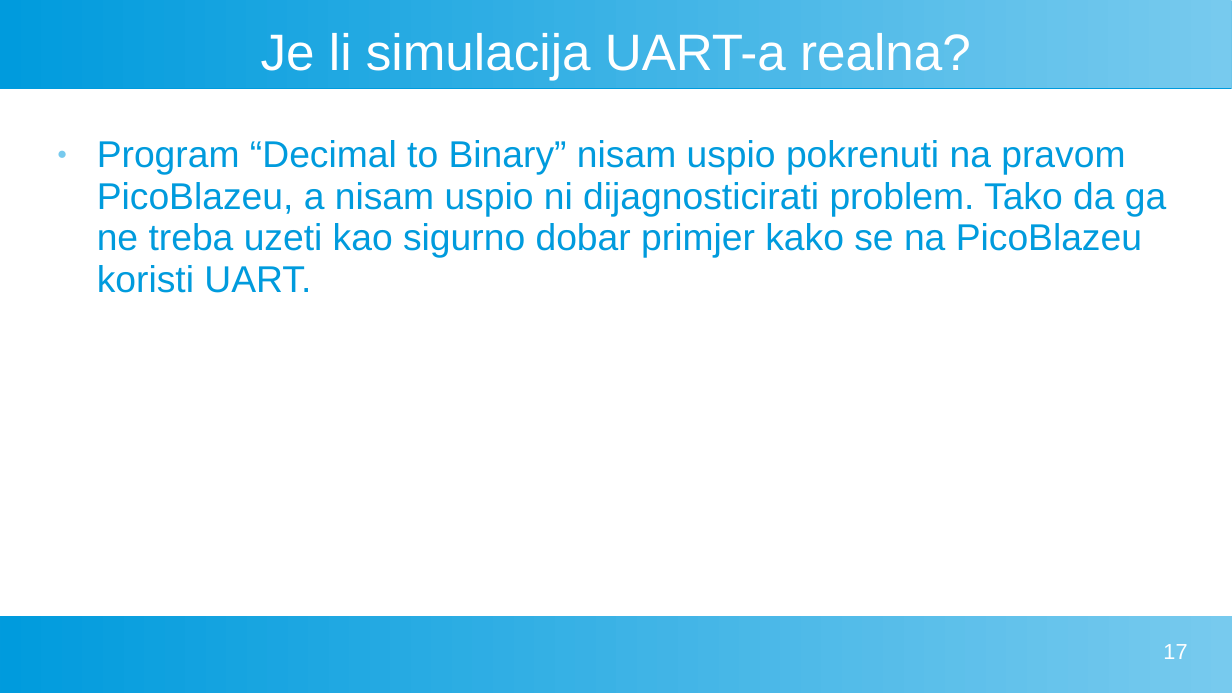
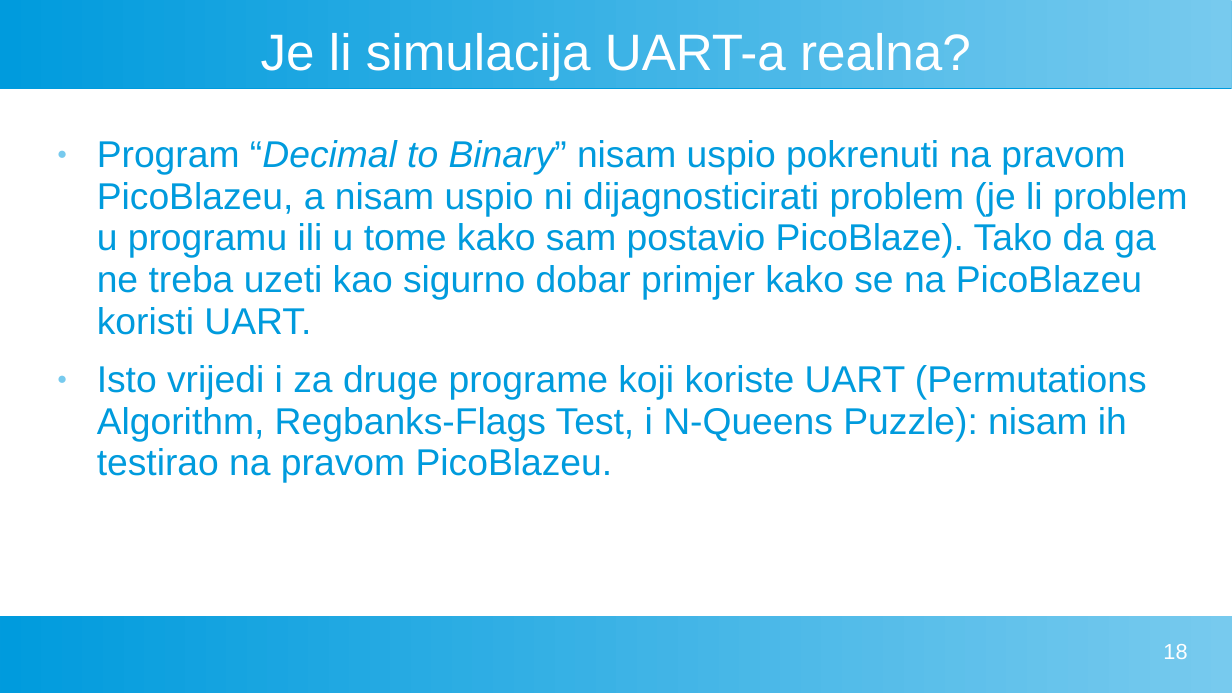
Before and after one commit to FlatAssembler/FlatAssembler.github.io, a slide deck: slide 18 of PicoBlaze/PicoBlaze.ppt (slide 17 before the commit). Drawn at 1232x693 pixels with LibreOffice and Linux fonts; fonts in the diff are those of the drawing. Boxes give left, top, right and bottom in pixels: in the first picture for what was removed or moved away, otherwise in the second. Text is boxed around its words. In the diff, an @@ line names an element or a change of style, - is before the commit and + after.

Commit message:
New version of the PicoBlaze documentation

```diff
--- a/PicoBlaze/PicoBlaze.ppt
+++ b/PicoBlaze/PicoBlaze.ppt
@@ text at (x1=97, y1=140, x2=1188, y2=483): text changed @@
-● Program “Decimal to Binary” nisam uspio pokrenuti na pravom PicoBlazeu, a nisam uspio ni dijagnosticirati problem. Tako da ga ne treba uzeti kao sigurno dobar primjer kako se na PicoBlazeu koristi UART.
+● Program “Decimal to Binary” nisam uspio pokrenuti na pravom PicoBlazeu, a nisam uspio ni dijagnosticirati problem (je li problem u programu ili u tome kako sam postavio PicoBlaze). Tako da ga ne treba uzeti kao sigurno dobar primjer kako se na PicoBlazeu koristi UART.
+● Isto vrijedi i za druge programe koji koriste UART (Permutations Algorithm, Regbanks-Flags Test, i N-Queens Puzzle): nisam ih testirao na pravom PicoBlazeu.
@@ page number at (x1=1163, y1=644, x2=1187, y2=659): text changed @@
-17
+18
```
Also in this commit, not shown: 2 other slides changed, 1 slide added.
